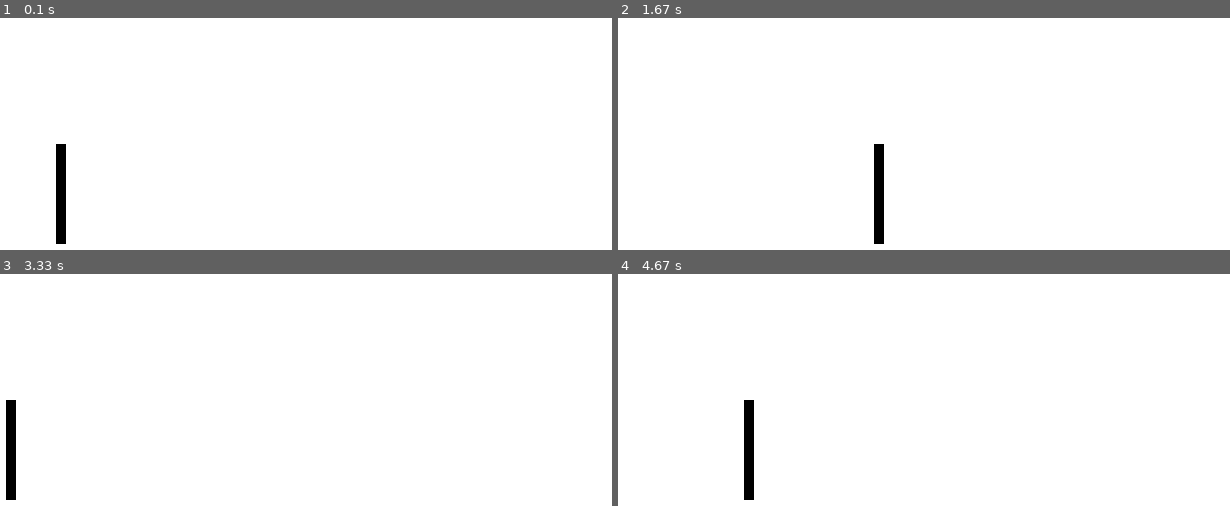
Above: before the commit, frames 1-4 (two rows, left to right).
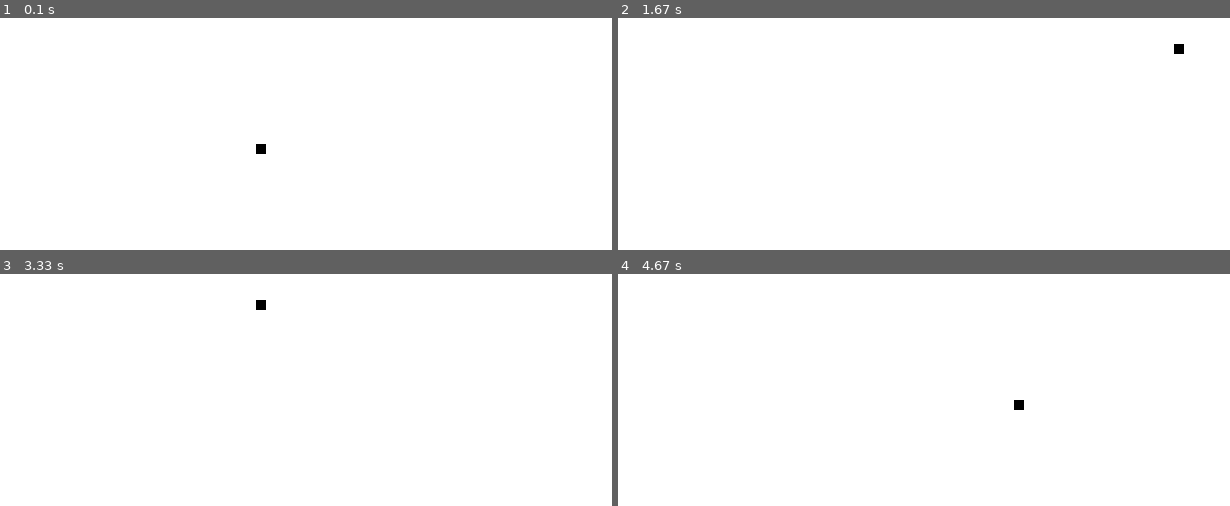
Above: after the commit, the same moments.

Repository: 009shanshukla/Snake_PyGame
Game: pygame game, started from init.py
Two runs of this game, one before a commit and one after it. Both use one fixed random seed, a clock stepped at 60 frames per second and the inputs below.
Inputs:
- Up to frame 1 (0.1 s): no input
- Up to frame 2 (1.67 s): hold Right 0.33-0.8 s; hold Up 0.83-1.13 s; hold Right 1.17-1.63 s
- Up to frame 3 (3.33 s): hold Left 1.67-2.2 s; hold Down 2.23-2.53 s; hold Left 2.57-2.97 s; hold Up from 3 s (still down)
- Up to frame 4 (4.67 s): release Up at 3.37 s; hold Right 3.4-4.03 s; hold Down 4.07-4.43 s; hold Left from 4.47 s (still down)

The runs differ from the first frame. In frame 1, 0.8% of the frame differs, in the area x 9-44%, y 54-98%; in frame 2, 0.8%; in frame 3, 0.8%; in frame 4, 0.8%.

Commit message:
text and hard coding

Diff:
--- a/init.py
+++ b/init.py
@@ -1,4 +1,5 @@
 import pygame
+import time
 
 ### will initialize the screen
 pygame.init()
@@ -8,34 +9,61 @@
 black = (0, 0, 0)
 red = (255, 0, 0)
 
+DisplayWidth = 800
+DisplayHeight = 600
+
 ### will give length and width to the screen
-GameDisplay = pygame.display.set_mode((800, 600))
+GameDisplay = pygame.display.set_mode((DisplayWidth, DisplayHeight))
 
 ### giving title to the scree
 pygame.display.set_caption('Slither')
 
 
 
+### Game variables
+GameExit = False
+Game_x = DisplayWidth/2
+Game_y = DisplayHeight/2
+Game_x_change = 0
+Game_y_change = 0
+BlockSize = 10
 
-GameEvent = False
-Game_x = 200
-Game_y = 300
-Game_x_change = 0
+### clock object initialization
+clock = pygame.time.Clock()
+FPS = 30
 
-clock = pygame.time.Clock()
+### font object initialization using system font
+font = pygame.font.SysFont(None, 25)
+
+### message that needs to be printed on screen
+def message_to_screen(msg, color):
+	ScreenText = font.render(msg, True, color)
+	GameDisplay.blit(ScreenText, [DisplayWidth/2, DisplayHeight/2])
 
 ### looping all events
-while not GameEvent:
+while not GameExit:
 	for event in pygame.event.get():
 		if event.type == pygame.QUIT:
-			GameEvent = True
+			GameExit = True
 
 		### if an arrow key is pressed
 		if event.type == pygame.KEYDOWN:
 			if event.key == pygame.K_LEFT:
-				Game_x_change = -10
-			if event.key == pygame.K_RIGHT:
-				Game_x_change = 10
+				Game_x_change = -BlockSize
+				Game_y_change = 0
+			elif event.key == pygame.K_RIGHT:
+				Game_x_change = BlockSize
+				Game_y_change = 0
+			elif event.key == pygame.K_UP:
+				Game_y_change = -BlockSize
+				Game_x_change = 0
+			elif event.key == pygame.K_DOWN:
+				Game_y_change = BlockSize
+				Game_x_change = 0
+
+		### off the boundary
+		if Game_x >= DisplayWidth or Game_x < 0 or Game_y >= DisplayHeight or Game_y < 0:
+			GameExit = True
 
 		### adding case if user lifts up from the key then movement stops
 		#if event.type == pygame.KEYUP:
@@ -45,17 +73,22 @@
 
 	### will change according to last arrow key pressed
 	Game_x += Game_x_change
+	Game_y += Game_y_change
 	GameDisplay.fill(white)
 
 	### parameter(ScreenObject, color, [x, y, w, h])
-	pygame.draw.rect(GameDisplay, black, [Game_x, Game_y, 10, 100])
+	pygame.draw.rect(GameDisplay, black, [Game_x, Game_y, BlockSize, BlockSize])
 
 	### will update the whole display screen
 	pygame.display.update()
 
 	### give freeze time frame per seconds
-	clock.tick(15)
+	clock.tick(FPS)
 
+### final msg on screen for 2 secs
+message_to_screen("You Lose", red)
+pygame.display.update()
+time.sleep(2)
 
 ### quitting from pygame
 pygame.quit()
